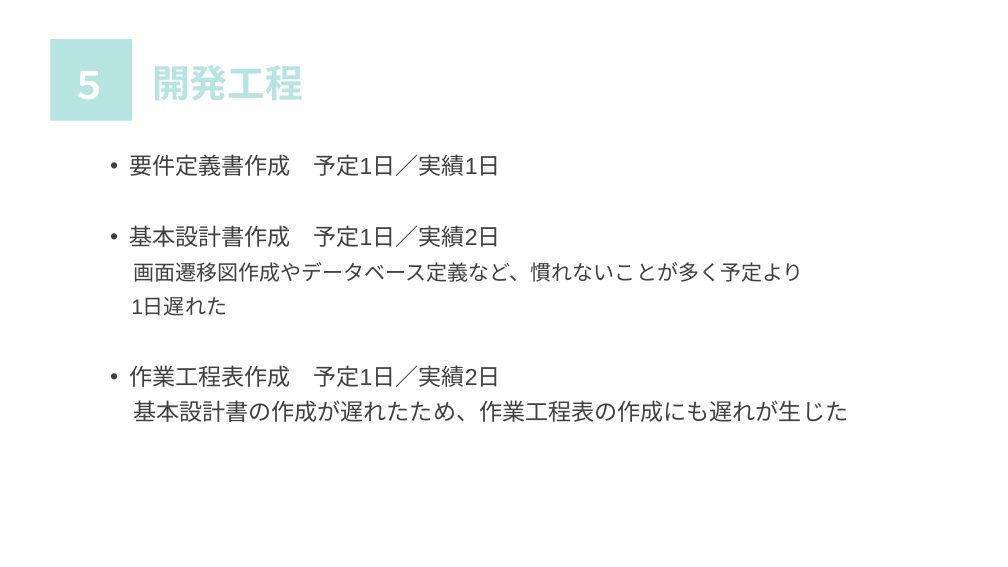
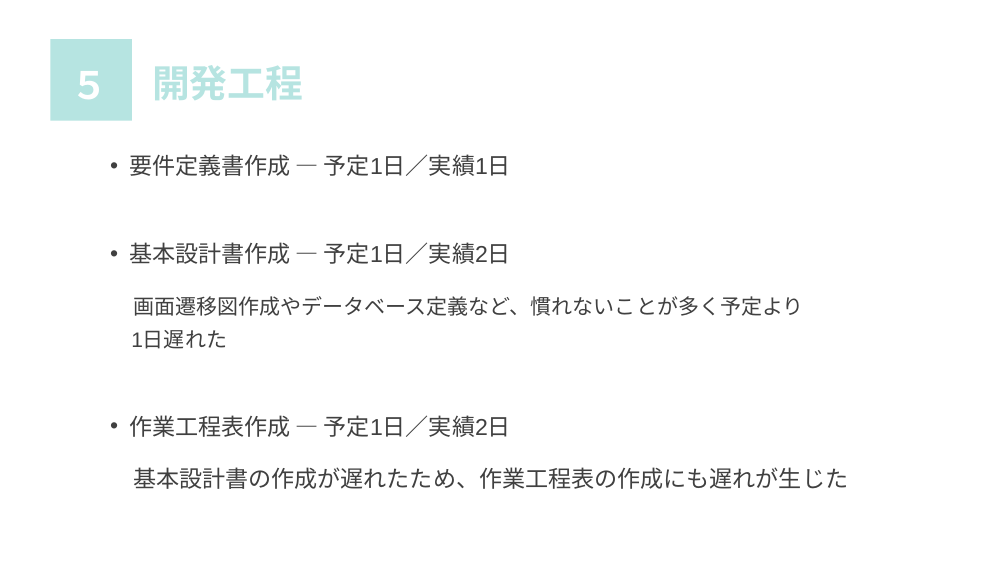
Before and after one commit to sss-sr2021/OTOME, a slide deck: slide 6 of 発表資料/発表資料.pptx. Drawn at 1008x567 pixels with LibreOffice and Linux fonts; fonts in the diff are those of the drawing. Boxes give left, top, right and bottom in pixels: in the first picture for what was removed or moved away, otherwise in the second. Text is boxed around its words. In the diff, an @@ line names an element or a change of style, - is before the commit and + after.

```diff
--- a/発表資料/発表資料.pptx
+++ b/発表資料/発表資料.pptx
@@ text at [129,154,511,264]: text changed @@
-• 要件定義書作成 予定1日／実績1日
-• 基本設計書作成 予定1日／実績2日
+• 要件定義書作成 ― 予定1日／実績1日
+• 基本設計書作成 ― 予定1日／実績2日
@@ text at [133,296,848,489]: line spacing 0.9 to 1.5 @@
@@ text at [129,415,511,437]: text changed @@
-• 作業工程表作成 予定1日／実績2日
+• 作業工程表作成 ― 予定1日／実績2日
```
Also in this commit, not shown: 4 other slides changed.
